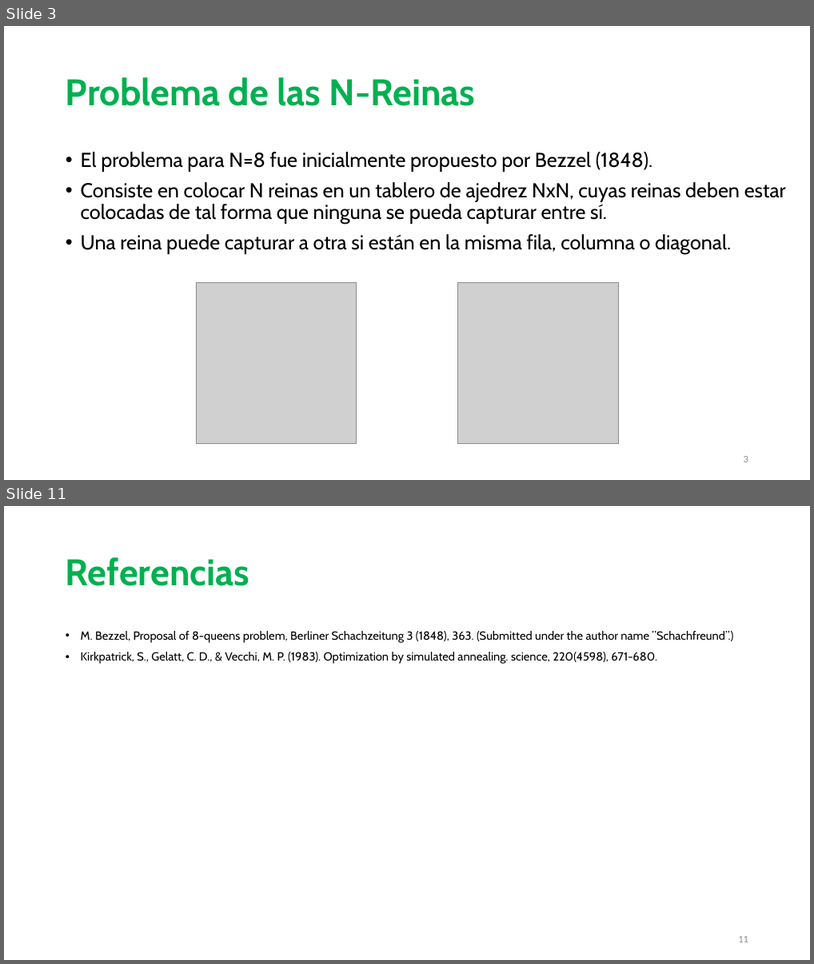
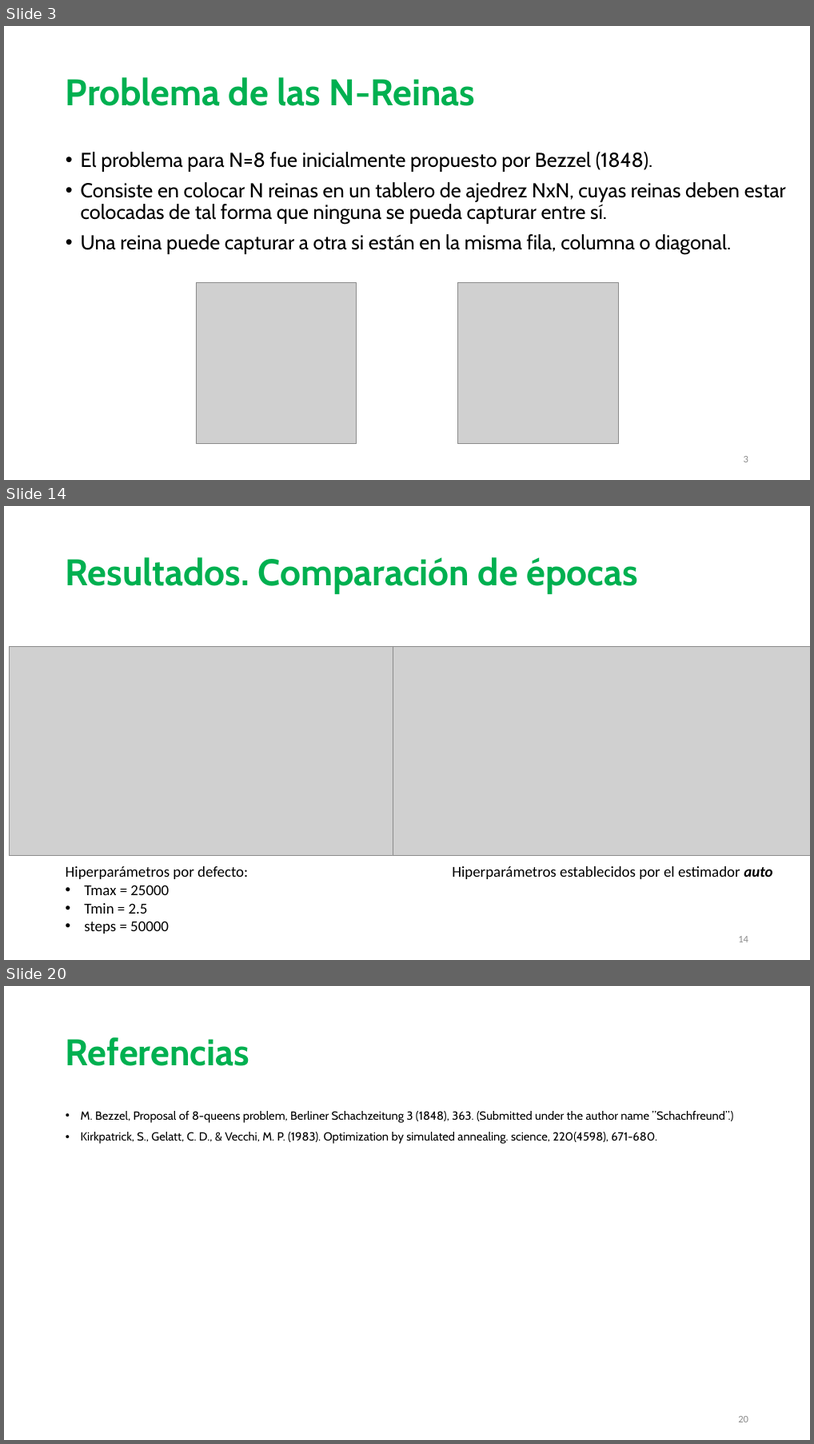
Before and after one commit to johacks/bibm, a slide deck: RS/RS_Presentacion.pptx. Shown one above the other, each under a label of ours: slides 3 and 11 before the commit, slides 3, 14 and 20 after it; the slides between them are not shown. The pictures are 814x964 and 814x1444 pixels, drawn with LibreOffice and Linux fonts; fonts in the diff are those of the drawing; grey boxes stand for pictures. Boxes give left, top, right and bottom in pixels: in the first picture for what was removed or moved away, otherwise in the second. Text is boxed around its words. In the diff, an @@ line names an element or a change of style, - is before the commit and + after.

```diff
--- a/RS/RS_Presentacion.pptx
+++ b/RS/RS_Presentacion.pptx
@@ slide 14 added at [4, 506, 810, 960], background #FFFFFF @@
@@ title added at [66, 557, 638, 594], 44 pt, text #00B050, bold @@
+Resultados. Comparación de épocas
@@ picture added at [9, 647, 427, 856] @@
@@ picture added at [393, 647, 810, 856] @@
@@ text added at [66, 866, 248, 933], 18 pt, text #000000 @@
+Hiperparámetros por defecto:
+• Tmax = 25000
+• Tmin = 2.5
+• steps = 50000
@@ text added at [452, 866, 773, 879], 18 pt, text #000000 @@
+Hiperparámetros establecidos por el estimador auto
@@ page number added at [738, 936, 749, 942], 12 pt, text #8C8C8C @@
+14
@@ what was slide 11 is now slide 20 @@
@@ page number at [738, 1416, 749, 1422]: text changed @@
-11
+20
```
Also in this commit, not shown: 2 slides changed, 9 other slides added, 1 slide removed.
